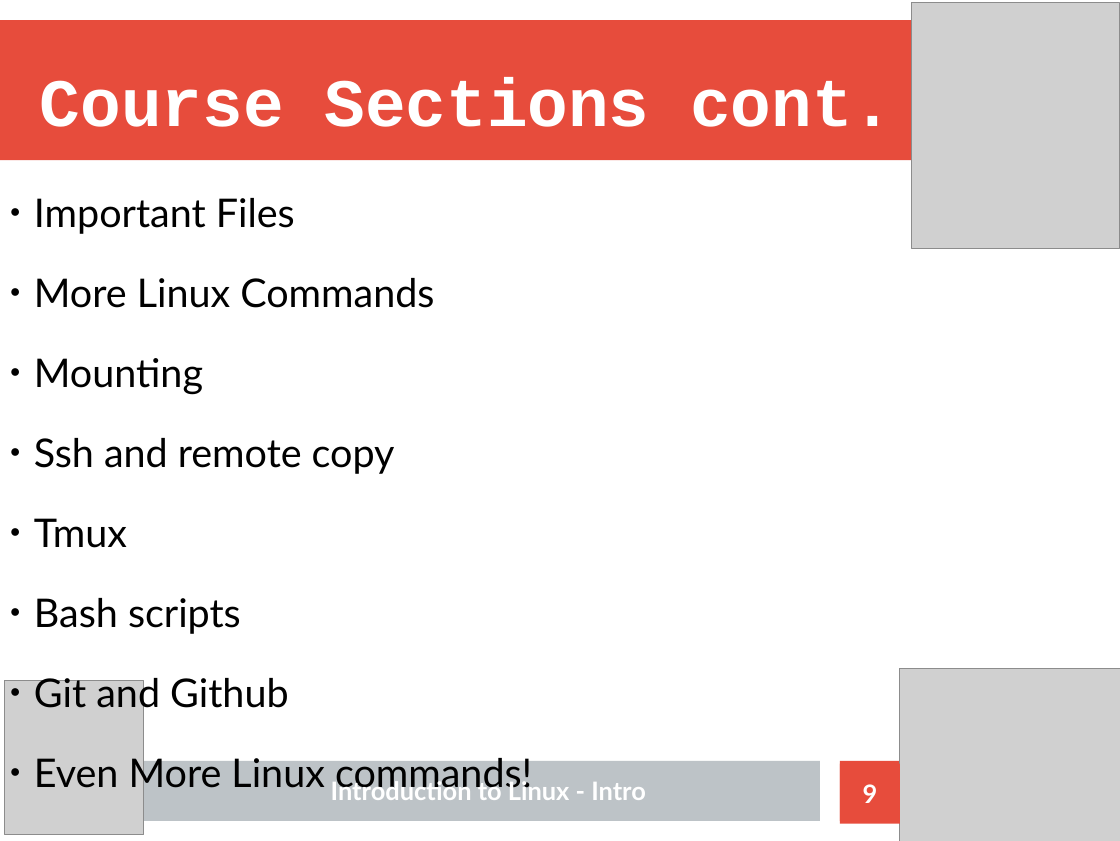
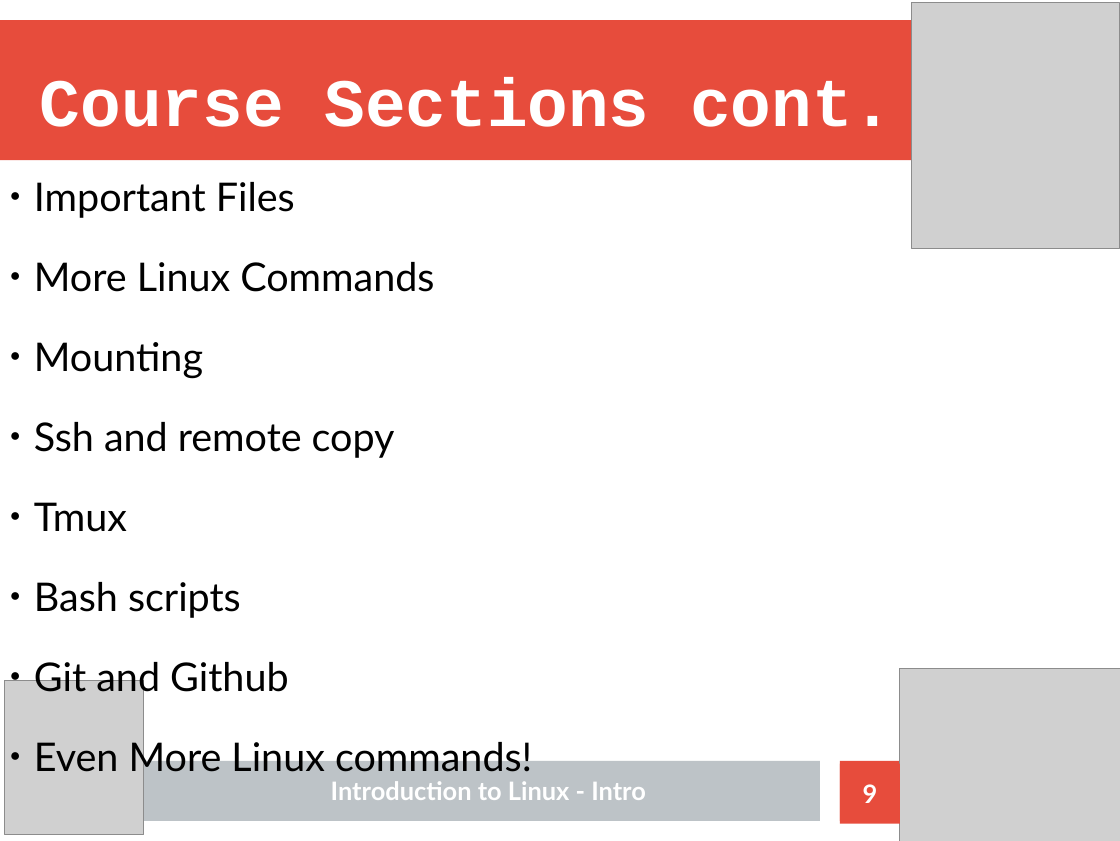
Before and after one commit to Nhlakanipho-Biyela/Intro_To_Linux_Course, a slide deck: slide 9 of Lecture_Slides/ITL_Lecture_1_Introduction_V2.odp. Drawn at 1120x841 pixels with LibreOffice and Linux fonts; fonts in the diff are those of the drawing; grey boxes stand for pictures. Boxes give left, top, right and bottom in pixels: in the first picture for what was removed or moved away, otherwise in the second. Text is boxed around its words. In the diff, an @@ line names an element or a change of style, - is before the commit and + after.

```diff
--- a/Lecture_Slides/ITL_Lecture_1_Introduction_V2.odp
+++ b/Lecture_Slides/ITL_Lecture_1_Introduction_V2.odp
@@ text "Important Files" moved from (x1=34, y1=198, x2=532, y2=794) to (x1=34, y1=182, x2=532, y2=778) @@
```
Also in this commit, not shown: 9 other slides changed, 1 slide added, 1 other file.
